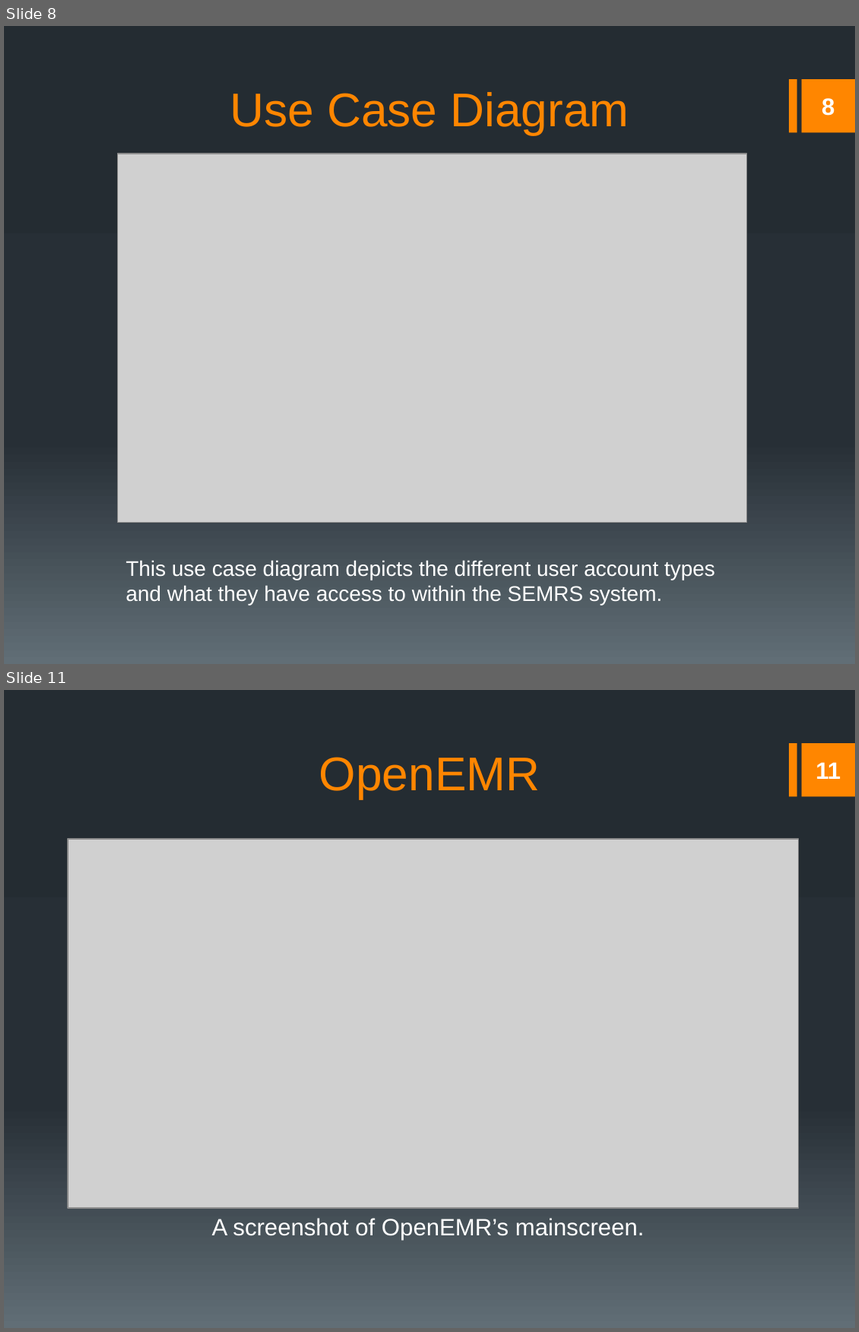
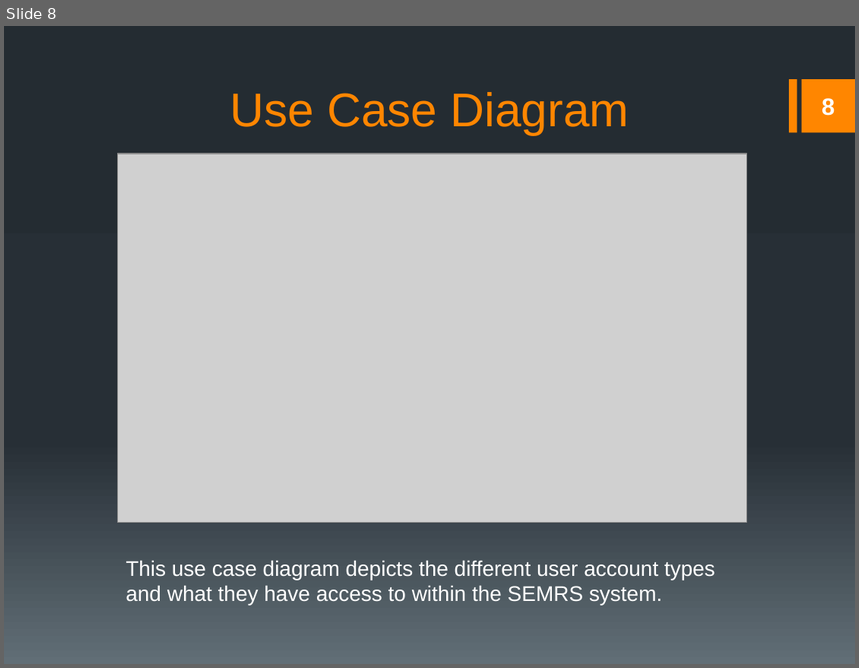
Before and after one commit to rmkane/semrs, a slide deck: Documentation/Final_Presentation.pptx. Shown one above the other, each under a label of ours: slides 8 and 11 before the commit, slide 8 after it; the slides between them are not shown. The pictures are 859x1332 and 859x668 pixels, drawn with LibreOffice and Linux fonts; fonts in the diff are those of the drawing; grey boxes stand for pictures. Boxes give left, top, right and bottom in pixels: in the first picture for what was removed or moved away, otherwise in the second. Text is boxed around its words. In the diff, an @@ line names an element or a change of style, - is before the commit and + after.

```diff
--- a/Documentation/Final_Presentation.pptx
+++ b/Documentation/Final_Presentation.pptx
@@ slide 11 removed at bbox=[4, 690, 855, 1328], background gradient #242C33 to #273037 to #636D76; not listed: 2 template elements that a slide beside it also shows @@
@@ title removed at bbox=[319, 757, 540, 799] @@
-OpenEMR
@@ page number removed at bbox=[816, 762, 841, 779] @@
-11
@@ picture removed at bbox=[68, 839, 798, 1208] @@
@@ text removed at bbox=[212, 1218, 645, 1241] @@
-A screenshot of OpenEMR’s mainscreen.
```
Also in this commit, not shown: 3 slides changed, 2 other slides removed, 2 other files.
